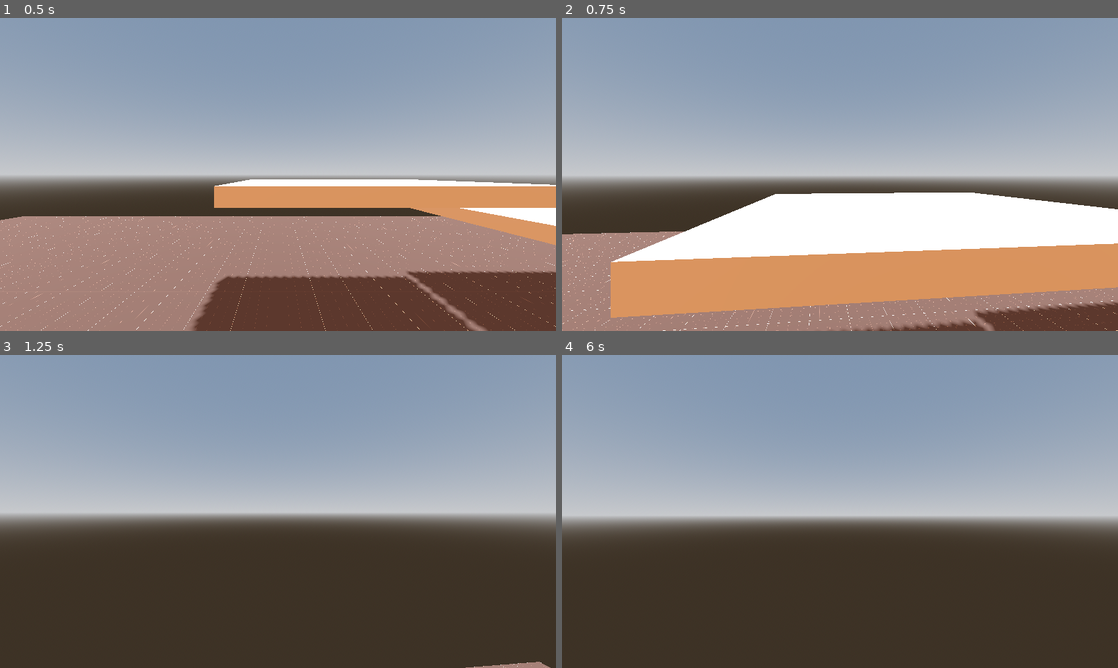
Above: before the commit, frames 1-4 (two rows, left to right).
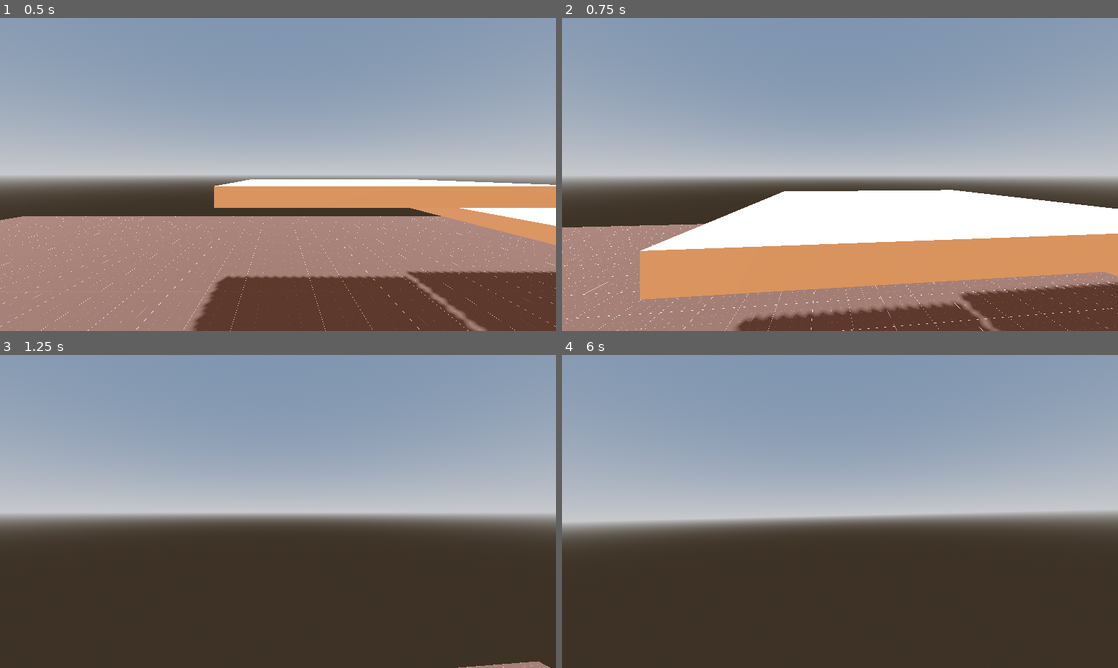
Above: after the commit, the same moments.

Repository: BananaHolograma/godot-personal-template
Game: Godot game, scene res://scenes/test/playground.tscn
Two runs of this game, one before a commit and one after it. Both use one fixed random seed, a clock stepped at 60 frames per second and the inputs below. The project has no main scene, so this scene is started directly.
Inputs (mouse positions are in pixels of both pictures, inside the frame that each line leads up to):
- Up to frame 1 (0.5 s): no input
- Up to frame 2 (0.75 s): tap Enter at 0.5 s; move the mouse to (867, 174) at 0.52 s; hold Up (ui_up) from 0.53 s (still down); hold Shift (crawl) from 0.53 s (still down)
- Up to frame 3 (1.25 s): keep holding Up (ui_up); keep holding Shift (crawl); tap Space (jump) at 0.77 s
- Up to frame 4 (6 s): move the mouse to (812, 511) at 1.27 s; release Shift (crawl) at 1.28 s; tap Ctrl (crouch) at 1.35, 5.85 s; tap Space (jump) at 1.52, 2.75, 3.02, 3.77, 4.25, 4.52, 5.75 s; move the mouse to (851, 505) at 2.02 s; tap E (interact) at 2.1, 4.35 s; move the mouse to (834, 517) at 2.77 s; tap Shift (crawl) at 2.85 s; tap Enter at 3.5, 5 s; move the mouse to (878, 514) at 3.52 s; hold Ctrl (crouch) 3.53-4.28 s; move the mouse to (795, 508) at 4.27 s; move the mouse to (845, 511) at 5.02 s; hold Shift (crawl) 5.03-5.78 s; move the mouse to (817, 505) at 5.77 s; release Up (ui_up) at 5.78 s; hold Right (ui_right) from 5.78 s (still down)

Frame 1 is identical in both runs. In frame 2, 14% of the frame differs, in the area x 0-100%, y 54-100%; in frame 3, less than 0.1%; in frame 4, 2.6%.

Commit message:
swing head feature on left & right directions

Diff:
--- a/components/movement/first-person/first_person_controller.gd
+++ b/components/movement/first-person/first_person_controller.gd
@@ -14,6 +14,8 @@
 @onready var camera: Camera3D = %Camera3D
 @onready var head: Node3D = $Head
 @onready var eyes: Node3D = $Head/Eyes
+@onready var camera_3d: Camera3D = %Camera3D
+
 
 @onready var ceil_shape_detector: ShapeCast3D = %CeilShapeCast
 @onready var stand_collision_shape: CollisionShape3D = $StandCollisionShape
@@ -35,6 +37,17 @@
 @export var head_bobbing_enabled := true
 @export var head_bob_amplitude := 0.08
 @export var head_bob_frequency := 2.0
+
+@export_group("Swing head")
+## Enable the swing head when move on horizontal axis (right & left)
+@export var SWING_HEAD_ENABLED := false
+## The rotation swing to apply in degrees
+@export var SWING_HEAD_ROTATION := 3.0
+@export var SWING_HEAD_ROTATION_LERP := 0.05
+@export var SWING_HEAD_RECOVERY_LERP := 0.15
+
+@export_group("Camera FOV")
+@export var camera_fov_range = [2, 75.0, 85.0, 8.0]
 
 @onready var original_eyes_position := eyes.transform.origin
 
@@ -60,6 +73,8 @@
 
 func _physics_process(delta):
 	head_bobbing(delta)
+	camera_fov(delta)
+	swing_head()
 
 
 func rotate_camera(relative_x: float, relative_y: float):
@@ -86,6 +101,23 @@
 				eyes.transform.origin.z)
 		else:
 			eyes.position.move_toward(original_eyes_position, delta * 10.0)
+
+
+func camera_fov(delta: float = get_physics_process_delta_time()) -> void:
+	if finite_state_machine.current_state_name_is("Run"):
+		camera_3d.fov = lerp(camera_3d.fov, camera_fov_range[2], delta * camera_fov_range[3])
+	else:
+		camera_3d.fov = lerp(camera_3d.fov, camera_fov_range[1], delta * camera_fov_range[3])
+
+
+func swing_head() -> void:
+	if SWING_HEAD_ENABLED:
+		var direction := finite_state_machine.current_state.transformed_input.input_direction as Vector2
+
+		if direction in [Vector2.RIGHT, Vector2.LEFT]:
+			head.rotation.z = lerp_angle(head.rotation.z, -sign(direction.x) * deg_to_rad(SWING_HEAD_ROTATION), SWING_HEAD_ROTATION_LERP)
+		else:
+			head.rotation.z = lerp_angle(head.rotation.z, 0, SWING_HEAD_RECOVERY_LERP)
 
 
 func update_collisions(current_state: State):
--- a/components/movement/first-person/first_person_controller.tscn
+++ b/components/movement/first-person/first_person_controller.tscn
@@ -120,6 +120,7 @@
 collision_layer = 4
 script = ExtResource("1_h8wkm")
 SLIDE = true
+SWING_HEAD_ENABLED = true
 
 [node name="AnimationPlayer" type="AnimationPlayer" parent="."]
 libraries = {
